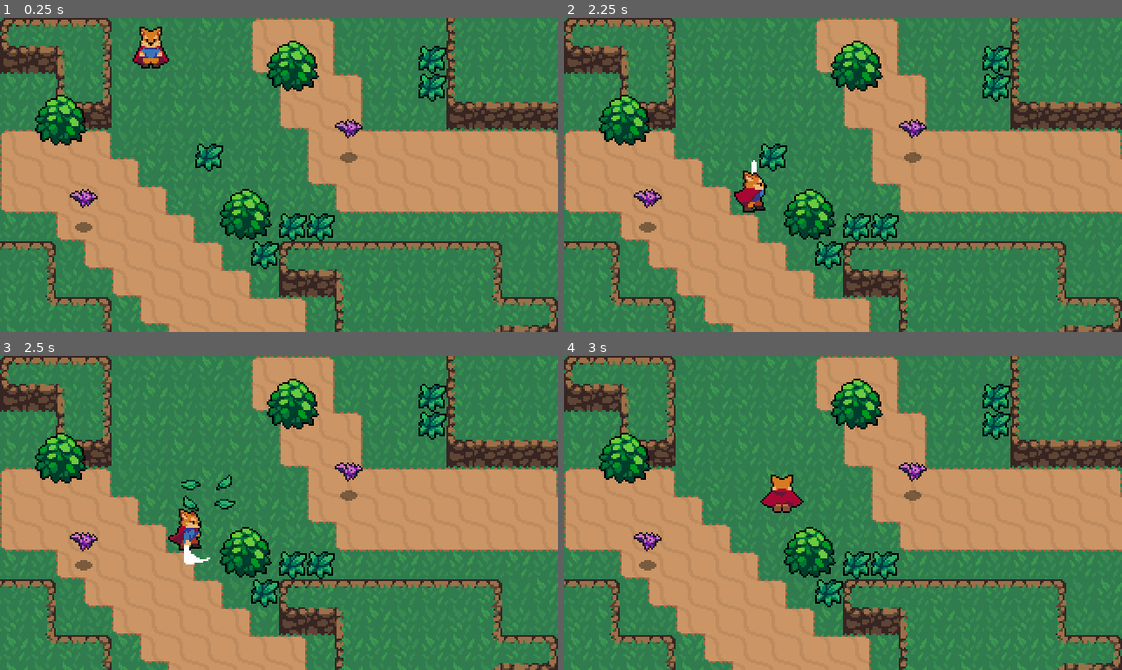
Above: before the commit, frames 1-4 (two rows, left to right).
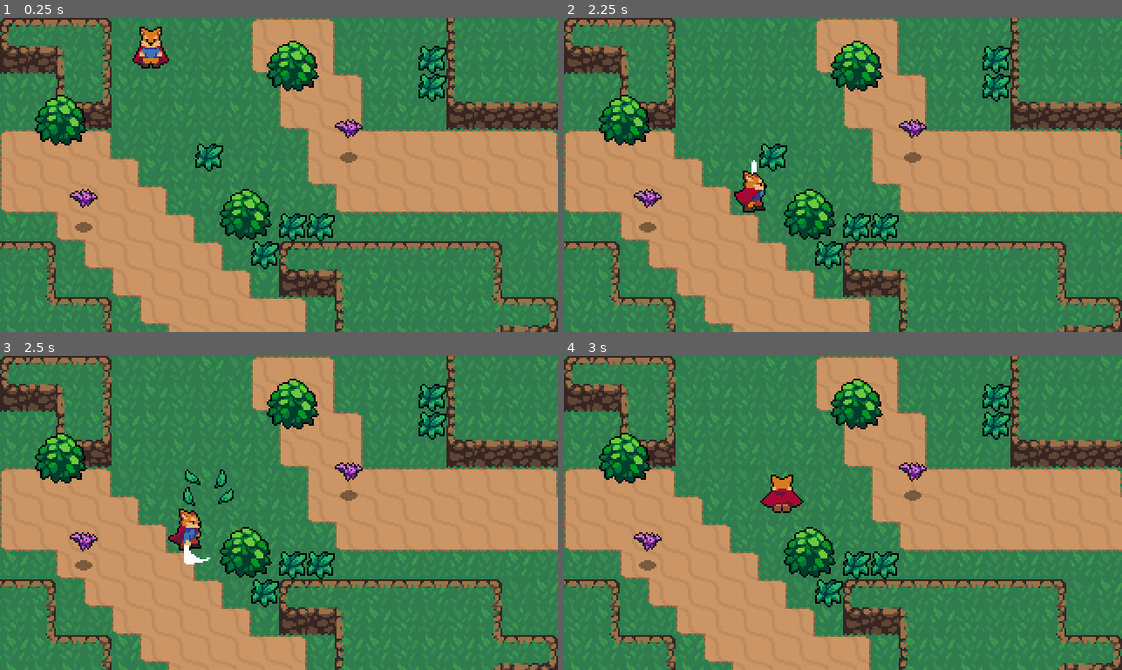
Above: after the commit, the same moments.

Repository: mai-soup/2DActionRpgGodot
Game: Godot game, scene res://World.tscn
Two runs of this game, one before a commit and one after it. Both use one fixed random seed, a clock stepped at 60 frames per second and the inputs below.
Inputs:
- Up to frame 1 (0.25 s): no input
- Up to frame 2 (2.25 s): hold D (move_right) 0.53-1.28 s; tap Space (attack) at 0.6, 2.1 s; hold S (move_down) 1.28-2.03 s; tap Caps Lock (roll) at 1.35 s; hold D (move_right) from 2.03 s (still down)
- Up to frame 3 (2.5 s): keep holding D (move_right)
- Up to frame 4 (3 s): release D (move_right) at 2.78 s; hold W (move_up) from 2.78 s (still down); tap Caps Lock (roll) at 2.85 s

Frames 1-2 are identical in both runs. In frame 3, 0.5% of the frame differs, in the area x 32-43%, y 36-50%; in frame 4, nothing differs.

Commit message:
add enemy death effect, refactor effects to have their own script

Diff:
--- /dev/null
+++ b/Effects/Effect.gd
@@ -0,0 +1,9 @@
+extends AnimatedSprite
+
+func _ready() -> void:
+	self.connect("animation_finished", self, "_on_animation_finished")
+	frame = 0
+	play("Animate")
+
+func _on_animation_finished() -> void:
+	queue_free()
--- /dev/null
+++ b/Effects/EnemyDeathEffect.tscn
@@ -0,0 +1,58 @@
+[gd_scene load_steps=14 format=2]
+
+[ext_resource path="res://Effects/EnemyDeathEffect.png" type="Texture" id=1]
+[ext_resource path="res://Effects/Effect.gd" type="Script" id=2]
+
+[sub_resource type="AtlasTexture" id=1]
+atlas = ExtResource( 1 )
+region = Rect2( 0, 0, 32, 32 )
+
+[sub_resource type="AtlasTexture" id=2]
+atlas = ExtResource( 1 )
+region = Rect2( 32, 0, 32, 32 )
+
+[sub_resource type="AtlasTexture" id=3]
+atlas = ExtResource( 1 )
+region = Rect2( 64, 0, 32, 32 )
+
+[sub_resource type="AtlasTexture" id=4]
+atlas = ExtResource( 1 )
+region = Rect2( 96, 0, 32, 32 )
+
+[sub_resource type="AtlasTexture" id=5]
+atlas = ExtResource( 1 )
+region = Rect2( 128, 0, 32, 32 )
+
+[sub_resource type="AtlasTexture" id=6]
+atlas = ExtResource( 1 )
+region = Rect2( 160, 0, 32, 32 )
+
+[sub_resource type="AtlasTexture" id=7]
+atlas = ExtResource( 1 )
+region = Rect2( 192, 0, 32, 32 )
+
+[sub_resource type="AtlasTexture" id=8]
+atlas = ExtResource( 1 )
+region = Rect2( 224, 0, 32, 32 )
+
+[sub_resource type="AtlasTexture" id=9]
+atlas = ExtResource( 1 )
+region = Rect2( 256, 0, 32, 32 )
+
+[sub_resource type="AtlasTexture" id=10]
+atlas = ExtResource( 1 )
+region = Rect2( 288, 0, 32, 32 )
+
+[sub_resource type="SpriteFrames" id=11]
+animations = [ {
+"frames": [ SubResource( 1 ), SubResource( 2 ), SubResource( 3 ), SubResource( 4 ), SubResource( 5 ), SubResource( 6 ), SubResource( 7 ), SubResource( 8 ), SubResource( 9 ), SubResource( 10 ) ],
+"loop": true,
+"name": "Animate",
+"speed": 10.0
+} ]
+
+[node name="AnimatedSprite" type="AnimatedSprite"]
+frames = SubResource( 11 )
+animation = "Animate"
+offset = Vector2( 0, -8 )
+script = ExtResource( 2 )
--- a/Effects/GrassEffect.gd
+++ /dev/null
@@ -1,11 +0,0 @@
-extends Node2D
-
-onready var animSprite: = $AnimatedSprite
-
-func _ready() -> void:
-	animSprite.frame = 0
-	animSprite.play("Animate")
-
-
-func _on_animation_finished() -> void:
-	queue_free()
--- a/Effects/GrassEffect.tscn
+++ b/Effects/GrassEffect.tscn
@@ -1,7 +1,7 @@
 [gd_scene load_steps=9 format=2]
 
 [ext_resource path="res://Effects/GrassEffect.png" type="Texture" id=1]
-[ext_resource path="res://Effects/GrassEffect.gd" type="Script" id=2]
+[ext_resource path="res://Effects/Effect.gd" type="Script" id=2]
 
 [sub_resource type="AtlasTexture" id=1]
 atlas = ExtResource( 1 )
@@ -26,19 +26,14 @@
 [sub_resource type="SpriteFrames" id=6]
 animations = [ {
 "frames": [ SubResource( 1 ), SubResource( 2 ), SubResource( 3 ), SubResource( 4 ), SubResource( 5 ) ],
-"loop": false,
+"loop": true,
 "name": "Animate",
-"speed": 15.0
+"speed": 10.0
 } ]
 
-[node name="GrassEffect" type="Node2D"]
-script = ExtResource( 2 )
-
-[node name="AnimatedSprite" type="AnimatedSprite" parent="."]
+[node name="GrassEffect" type="AnimatedSprite"]
 frames = SubResource( 6 )
 animation = "Animate"
-frame = 4
 centered = false
 offset = Vector2( -8, -8 )
-
-[connection signal="animation_finished" from="AnimatedSprite" to="." method="_on_animation_finished"]
+script = ExtResource( 2 )
--- a/Enemies/Bat.gd
+++ b/Enemies/Bat.gd
@@ -1,4 +1,6 @@
 extends KinematicBody2D
+
+const EnemyDeathEffect = preload("res://Effects/EnemyDeathEffect.tscn")
 
 onready var stats = $Stats
 
@@ -18,3 +20,6 @@
 
 func _on_Stats_no_health() -> void:
 	queue_free()
+	var enemyDeathEffect = EnemyDeathEffect.instance()
+	get_parent().add_child(enemyDeathEffect)
+	enemyDeathEffect.global_position = global_position
--- a/World/Grass.gd
+++ b/World/Grass.gd
@@ -1,12 +1,15 @@
 extends Node2D
+
+# preload the scene so godot can attempt to share it so we don't load it again
+# every time a new grass effect is needed
+const GrassEffect = preload("res://Effects/GrassEffect.tscn")
 
 func _on_Hurtbox_area_entered(_area: Area2D) -> void:
 	# create grass effect
-	var GrassEffect: = load("res://Effects/GrassEffect.tscn")
 	var grassEffect = GrassEffect.instance()
 	grassEffect.global_position = global_position
 	# add grass effect to scene
-	var world = get_tree().current_scene
-	world.add_child(grassEffect)
+	get_parent().add_child(grassEffect)
+	grassEffect.global_position = global_position
 	# destroy the grass itself
 	queue_free()
